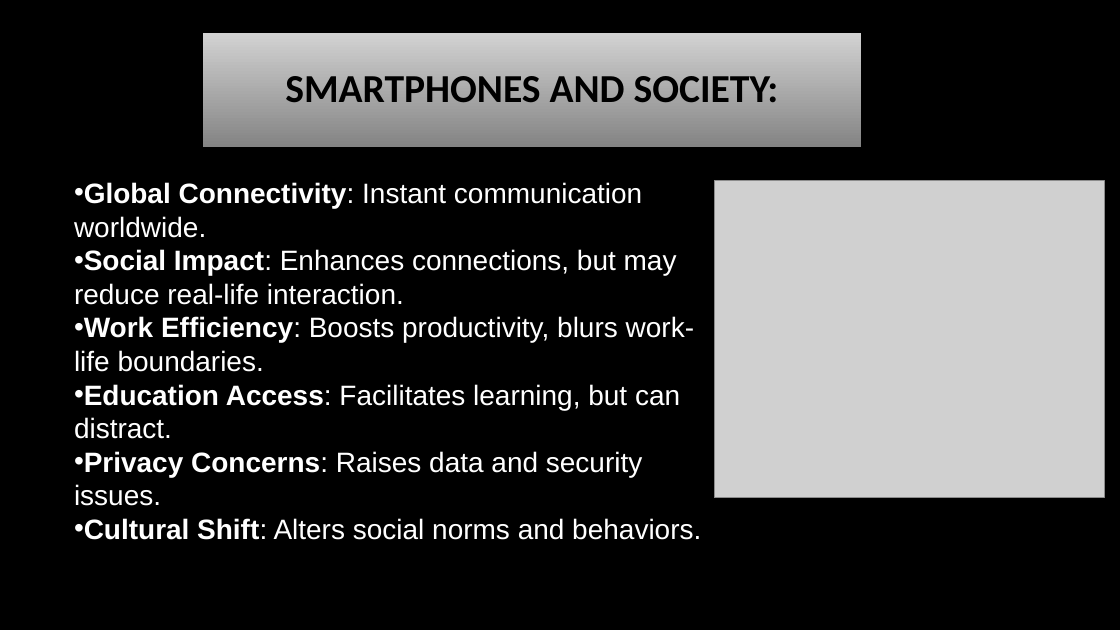
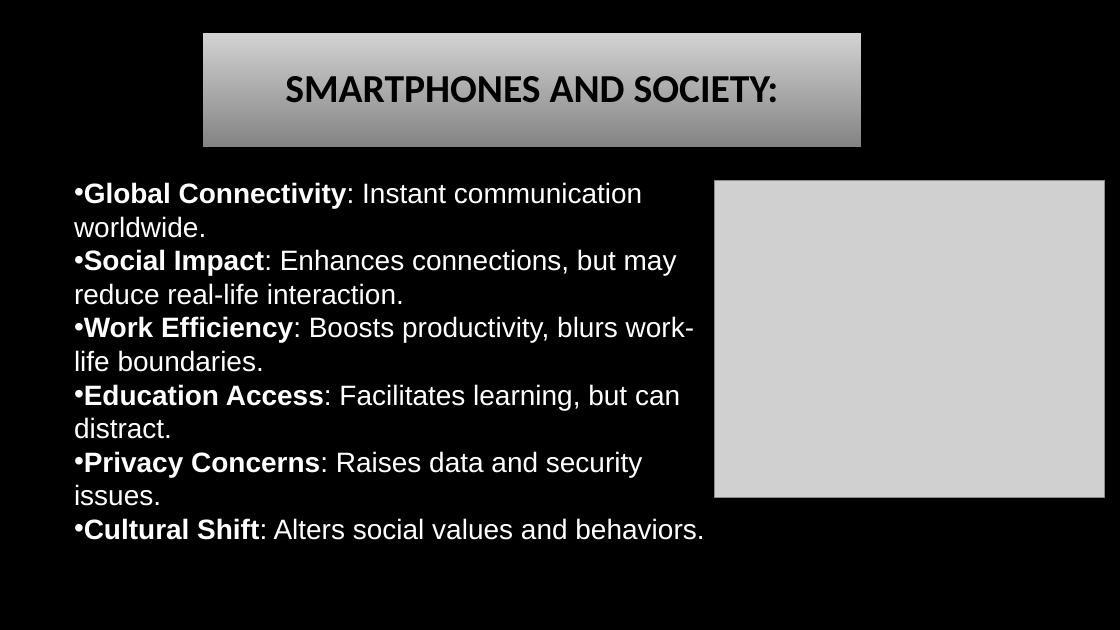
Before and after one commit to Sapna541/THE-IMPACT-OF-SMARTPHONES, a slide deck: slide 6 of THE IMPACT OF SMARTPHONES.pptx. Drawn at 1120x630 pixels with LibreOffice and Linux fonts; fonts in the diff are those of the drawing; grey boxes stand for pictures; background and template pictures are left out. Boxes give left, top, right and bottom in pixels: in the first picture for what was removed or moved away, otherwise in the second. Text is boxed around its words. In the diff, an @@ line names an element or a change of style, - is before the commit and + after.

```diff
--- a/THE IMPACT OF SMARTPHONES.pptx
+++ b/THE IMPACT OF SMARTPHONES.pptx
@@ text at (x1=84, y1=518, x2=704, y2=540): text changed @@
-• Cultural Shift: Alters social norms and behaviors.
+• Cultural Shift: Alters social values and behaviors.
```
Also in this commit, not shown: 1 other slide changed.
